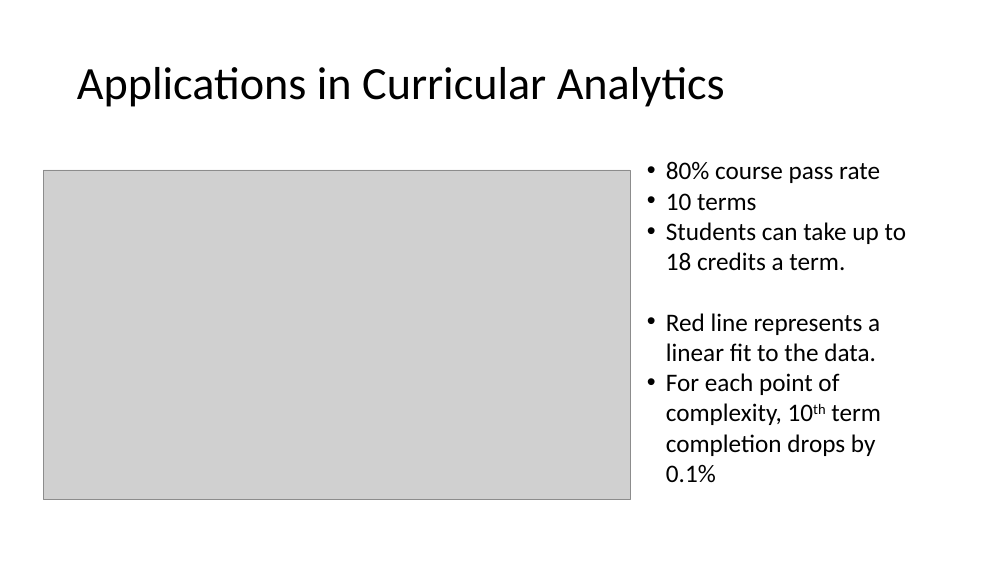
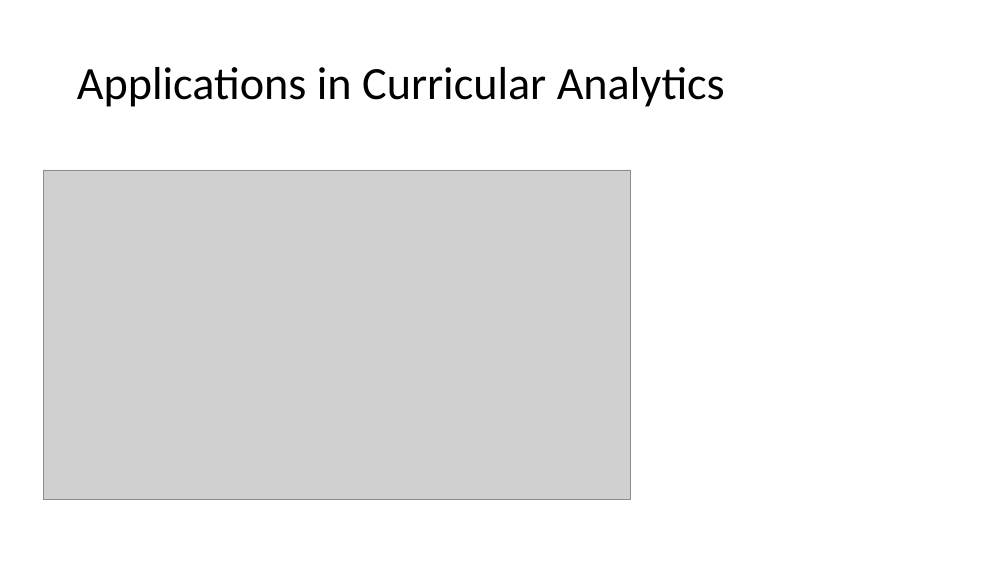
Before and after one commit to M-S-H/thesis, a slide deck: slide 35 of Defense.pptx (slide 37 before the commit). Drawn at 1008x567 pixels with LibreOffice and Linux fonts; fonts in the diff are those of the drawing; grey boxes stand for pictures. Boxes give left, top, right and bottom in pixels: in the first picture for what was removed or moved away, otherwise in the second. Text is boxed around its words. In the diff, an @@ line names an element or a change of style, - is before the commit and + after.

```diff
--- a/Defense.pptx
+++ b/Defense.pptx
@@ text removed at (x1=666, y1=161, x2=906, y2=483) @@
-• 80% course pass rate
-• 10 terms
-• Students can take up to 18 credits a term.
-• Red line represents a linear fit to the data.
-• For each point of complexity, 10th term completion drops by 0.1%
```
Also in this commit, not shown: 17 other slides changed, 1 slide added, 3 slides removed, 13 other files.
